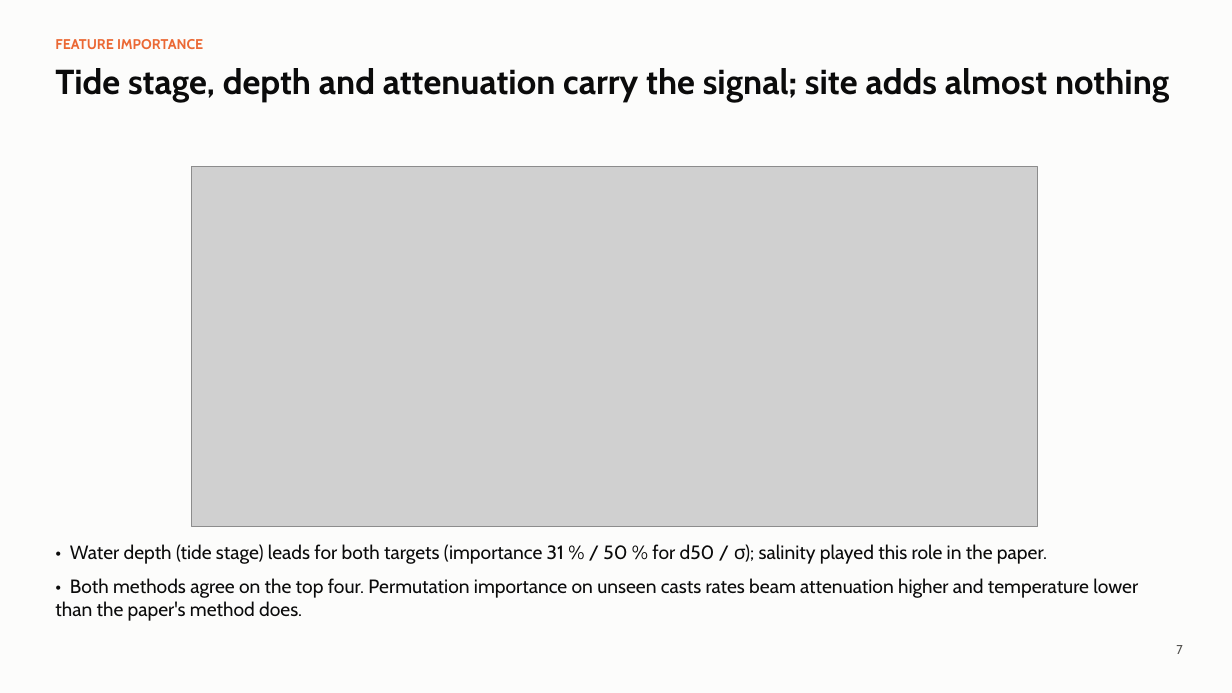
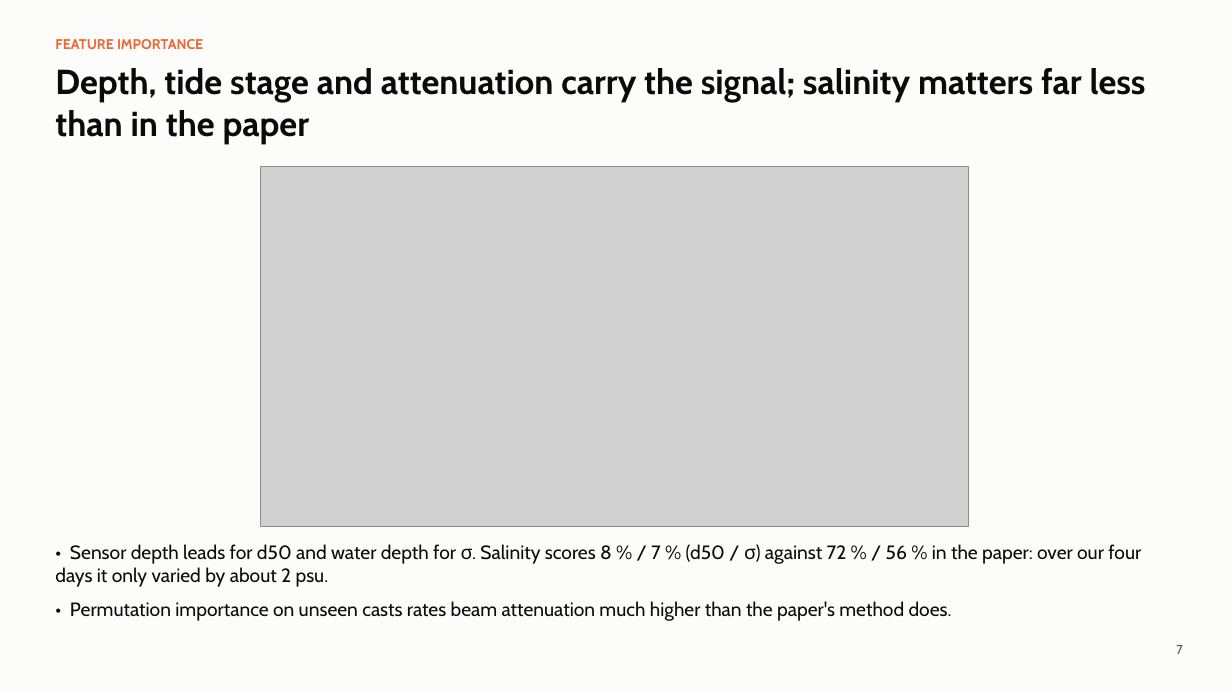
Before and after one commit to Gagana3110/sediment-psd-ml, a slide deck: slide 7 of report/slides.pptx. Drawn at 1232x693 pixels with LibreOffice and Linux fonts; fonts in the diff are those of the drawing; grey boxes stand for pictures. Boxes give left, top, right and bottom in pixels: in the first picture for what was removed or moved away, otherwise in the second. Text is boxed around its words. In the diff, an @@ line names an element or a change of style, - is before the commit and + after.

Commit message:
Add CTD salinity and turbidity; take depth from the CTD
Join CTD casts to LISST casts after correcting the per-day clock offset.
Retrain and regenerate results, figures, write-up and slides.

```diff
--- a/report/slides.pptx
+++ b/report/slides.pptx
@@ text at (55,68,1146,144): text changed @@
-Tide stage, depth and attenuation carry the signal; site adds almost nothing
+Depth, tide stage and attenuation carry the signal; salinity matters far less than in the paper
@@ picture: place and size @@
-picture at (192,166,1038,527)
+picture at (261,166,969,527)
@@ text at (55,544,1141,621): text changed @@
-• Water depth (tide stage) leads for both targets (importance 31 % / 50 % for d50 / σ); salinity played this role in the paper.
-• Both methods agree on the top four. Permutation importance on unseen casts rates beam attenuation higher and temperature lower than the paper's method does.
+• Sensor depth leads for d50 and water depth for σ. Salinity scores 8 % / 7 % (d50 / σ) against 72 % / 56 % in the paper: over our four days it only varied by about 2 psu.
+• Permutation importance on unseen casts rates beam attenuation much higher than the paper's method does.
```
Also in this commit, not shown: 6 other slides changed, 22 other files.
